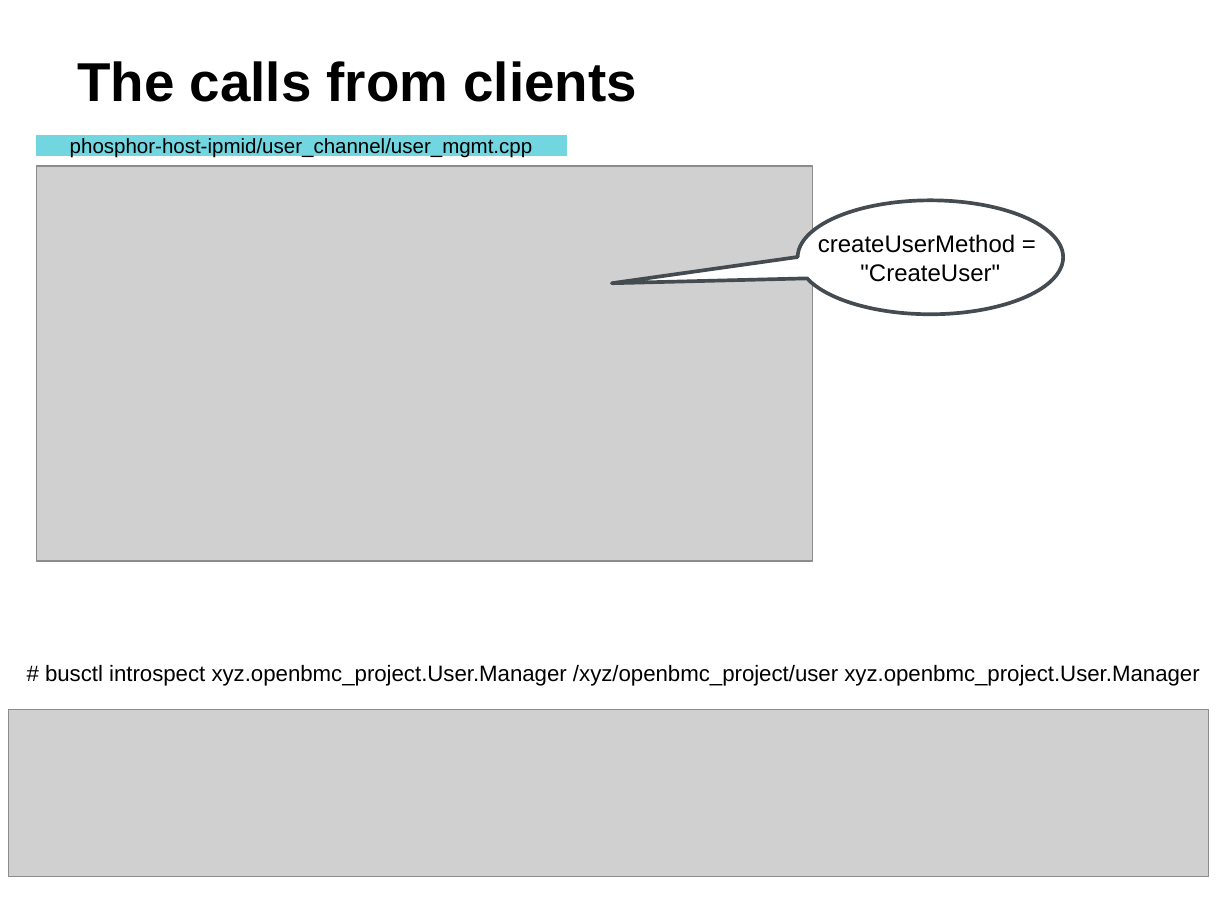
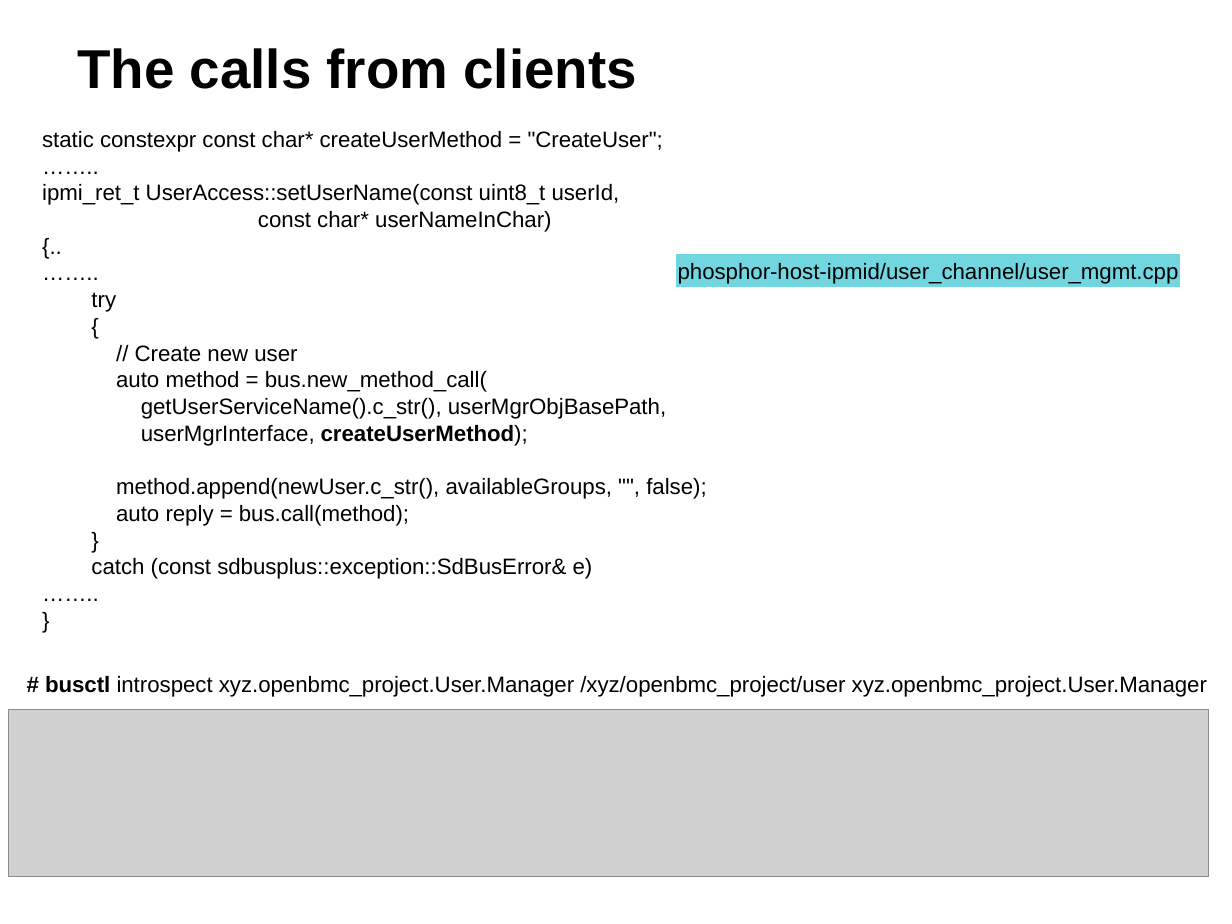
Before and after one commit to chesterlintw/conf-docs, a slide deck: slide 24 of suse-lab-conf/2019/proceeding/openbmc.odp. Drawn at 1232x924 pixels with LibreOffice and Linux fonts; fonts in the diff are those of the drawing; grey boxes stand for pictures; background and template pictures are left out. Boxes give left, top, right and bottom in pixels: in the first picture for what was removed or moved away, otherwise in the second. Text is boxed around its words. In the diff, an @@ line names an element or a change of style, - is before the commit and + after.

```diff
--- a/suse-lab-conf/2019/proceeding/openbmc.odp
+++ b/suse-lab-conf/2019/proceeding/openbmc.odp
@@ title "The calls from clients": place and size @@
-title "The calls from clients" at bbox=[77, 61, 637, 102]
+title "The calls from clients" at bbox=[77, 48, 637, 89]
@@ text added at bbox=[42, 131, 706, 579], 13 pt, text #000000 @@
+static constexpr const char* createUserMethod = "CreateUser";
+……..
+ipmi_ret_t UserAccess::setUserName(const uint8_t userId,
+const char* userNameInChar)
+{..
+……..
+try
+{
+// Create new user
+auto method = bus.new_method_call(
+getUserServiceName().c_str(), userMgrObjBasePath,
+userMgrInterface, createUserMethod);
+method.append(newUser.c_str(), availableGroups, "", false);
+auto reply = bus.call(method);
+}
+catch (const sdbusplus::exception::SdBusError& e)
+……..
+}
@@ picture removed at bbox=[37, 166, 813, 562] @@
@@ speech bubble removed at bbox=[797, 201, 1063, 314] @@
-createUserMethod =
-"CreateUser"
@@ rectangle "phosphor-host-ipmid/user_channel/user_mgmt.cpp": place and size @@
-rectangle "phosphor-host-ipmid/user_channel/user_mgmt.cpp" at bbox=[34, 133, 569, 158]
+rectangle "phosphor-host-ipmid/user_channel/user_mgmt.cpp" at bbox=[674, 253, 1181, 290]
@@ rectangle "phosphor-host-ipmid/user_channel/user_mgmt.cpp" at bbox=[674, 253, 1181, 290]: size 12 to 13 pt @@
@@ text "# busctl introspect xyz.openbmc_project.User.Manager /xyz/op ...": place and size @@
-text "# busctl introspect xyz.openbmc_project.User.Manager /xyz/op ..." at bbox=[45, 665, 1199, 686]
+text "# busctl introspect xyz.openbmc_project.User.Manager /xyz/op ..." at bbox=[45, 676, 1207, 697]
@@ text "# busctl introspect xyz.openbmc_project.User.Manager /xyz/op ..." at bbox=[45, 676, 1207, 697]: bold on in "# busctl" @@
```
Also in this commit, not shown: 23 other slides changed, 4 slides added, 8 slides removed.
